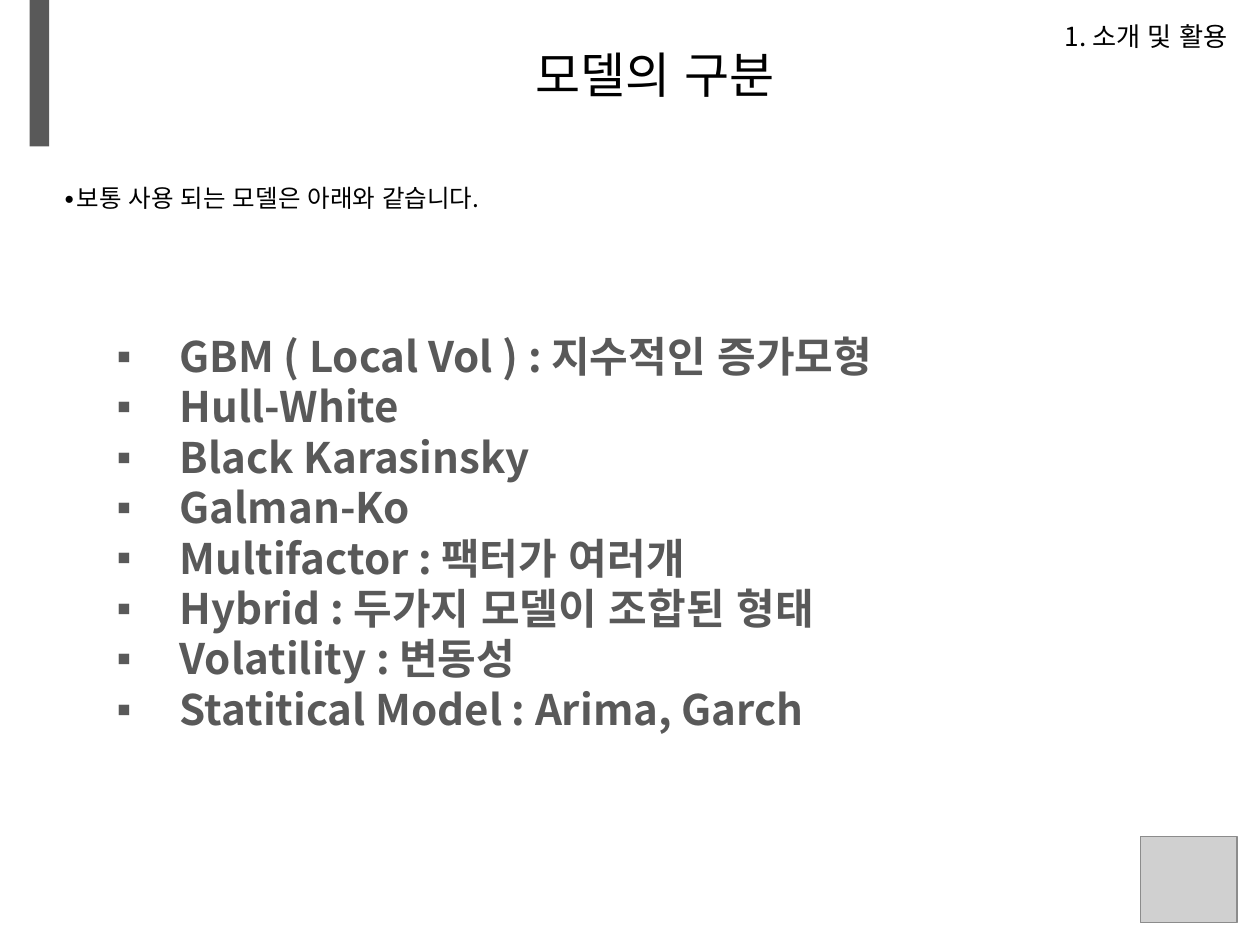
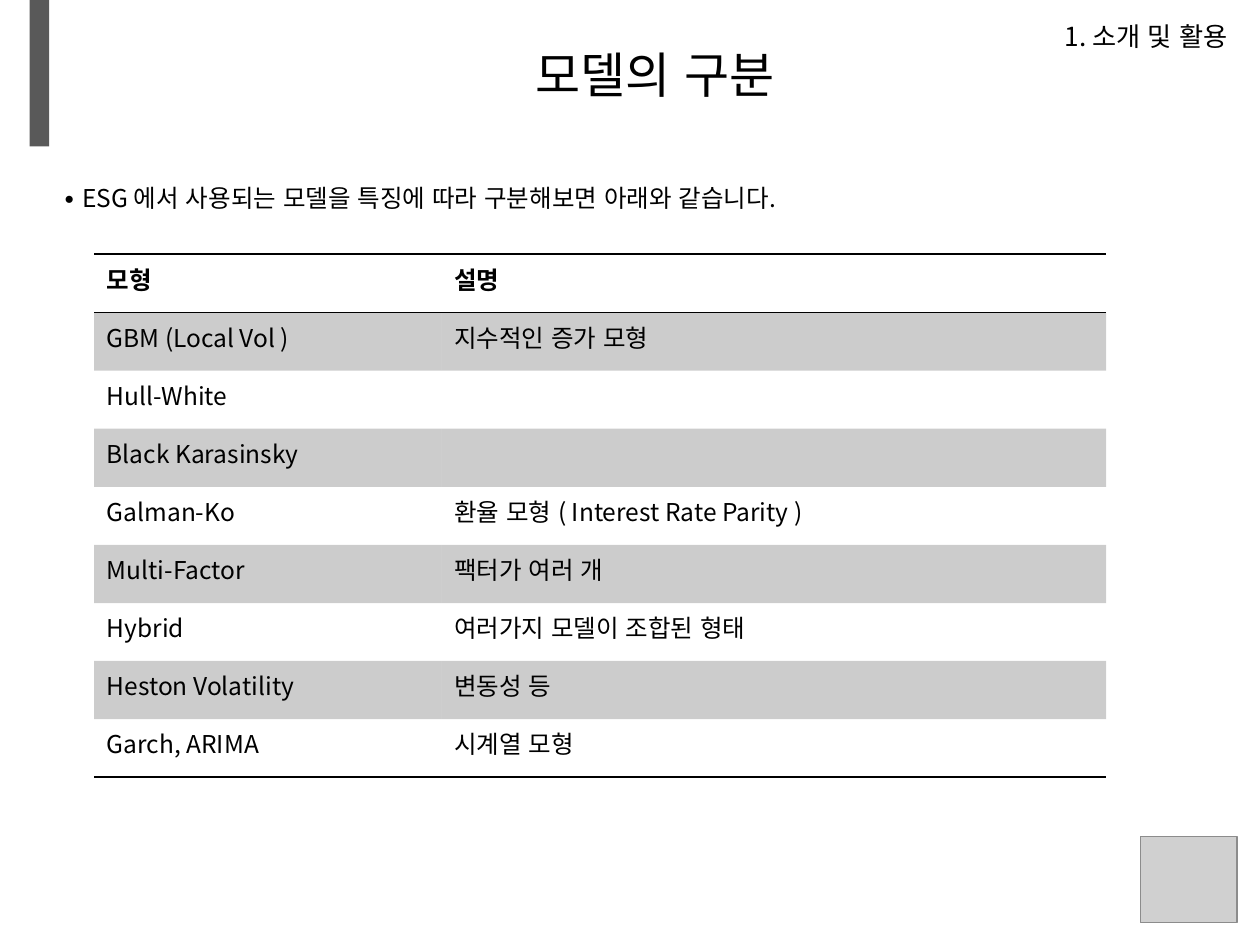
Before and after one commit to minikie/mxdocs, a slide deck: slide 8 of docs/ppt/test.pptm (slide 6 before the commit). Drawn at 1260x945 pixels with LibreOffice and Linux fonts; fonts in the diff are those of the drawing; grey boxes stand for pictures; background and template pictures are left out. Boxes give left, top, right and bottom in pixels: in the first picture for what was removed or moved away, otherwise in the second. Text is boxed around its words. In the diff, an @@ line names an element or a change of style, - is before the commit and + after.

```diff
--- a/docs/ppt/test.pptm
+++ b/docs/ppt/test.pptm
@@ text at [82,186,777,209]: text changed @@
-∙보통 사용 되는 모델은 아래와 같습니다.
+∙ ESG 에서 사용되는 모델을 특징에 따라 구분해보면 아래와 같습니다.
@@ table added at [94,255,1108,777], 9 rows, 2 columns @@
+모형 | 설명
+GBM (Local Vol ) | 지수적인 증가 모형
+Hull-White | 
+Black Karasinsky | 
+Galman-Ko | 환율 모형 ( Interest Rate Parity )
+Multi-Factor | 팩터가 여러 개
+Hybrid | 여러가지 모델이 조합된 형태
+Heston Volatility | 변동성 등
+Garch, ARIMA | 시계열 모형
@@ text removed at [180,336,873,734] @@
-▪ GBM ( Local Vol ) : 지수적인 증가모형
-▪ Hull-White
-▪ Black Karasinsky
-▪ Galman-Ko
-▪ Multifactor : 팩터가 여러개
-▪ Hybrid : 두가지 모델이 조합된 형태
-▪ Volatility : 변동성
-▪ Statitical Model : Arima, Garch
```
Also in this commit, not shown: 21 other slides changed, 8 slides added, 7 slides removed, 1 other file.
